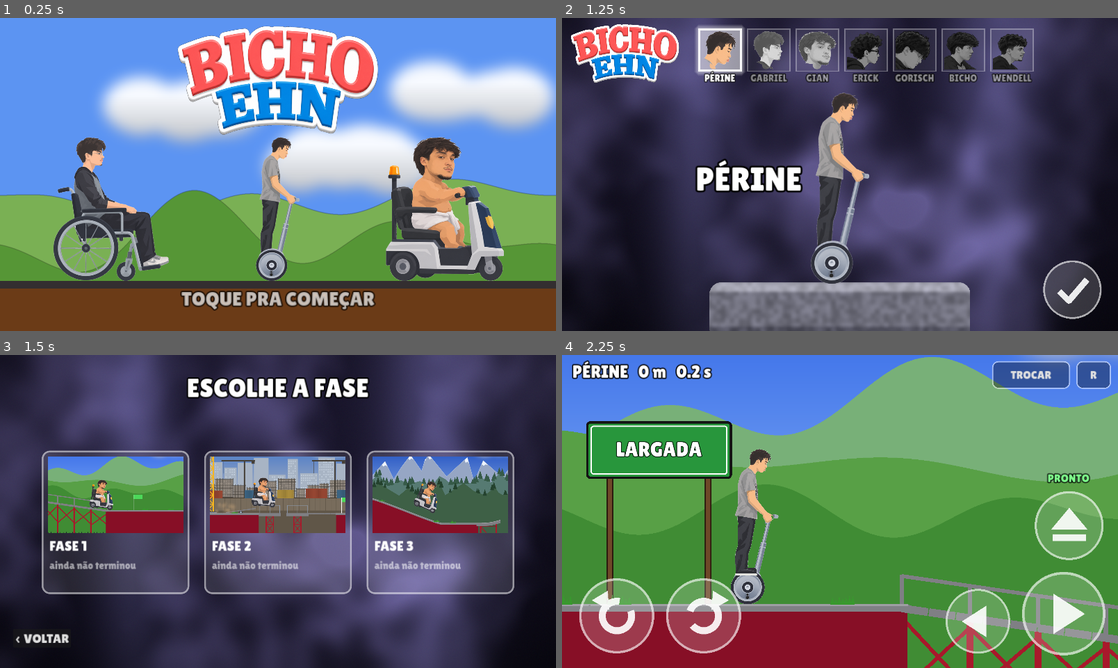
Above: before the commit, frames 1-4 (two rows, left to right).
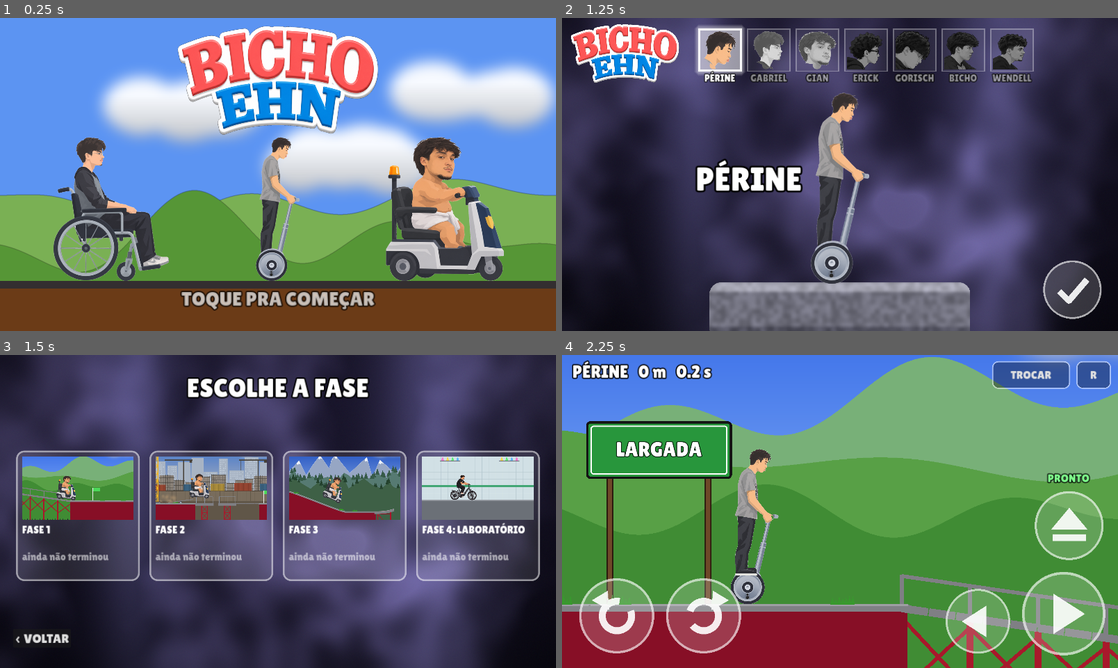
Above: after the commit, the same moments.

Repository: site-oficial-br-y/variant.agencia
Game: Godot game, scene res://levels/Abertura.tscn
The game is run twice, just before and just after one commit, with the same random seed, the same clock (stepped at 60 frames per second) and the same inputs.
Inputs (mouse positions are in pixels of both pictures, inside the frame that each line leads up to):
- Up to frame 1 (0.25 s): no input
- Up to frame 2 (1.25 s): tap Enter at 0.5 s; move the mouse to (962, 158) at 0.52 s; hold D from 0.53 s (still down); tap C (bomba) at 0.6 s; click (962, 158) at 0.67 s
- Up to frame 3 (1.5 s): release D at 1.25 s; click (511, 627) at 1.25 s
- Up to frame 4 (2.25 s): click "FASE 1" at 2 s

Frames 1-2 are identical in both runs. In frame 3, 23% of the frame differs, in the area x 2-98%, y 30-77%; in frame 4, nothing differs.

Commit message:
Bicho Ehn: fase 4 laboratorio com boss cientista (alerta do jaleco, alarme, portas, espinhos)
Co-Authored-By: Claude Opus 5.5 <noreply@anthropic.com>
Claude-Session: https://claude.ai/code/session_014hX2KsBke7Sq6MsZDXhCCQ

Diff:
--- a/jogo-godot/autoload/Game.gd
+++ b/jogo-godot/autoload/Game.gd
@@ -8,7 +8,7 @@
 var estado: int = Estado.JOGANDO
 var personagem: String = "segway"
 var fase: int = 1
-const FASES := ["FASE 1", "FASE 2", "FASE 3"]
+const FASES := ["FASE 1", "FASE 2", "FASE 3", "FASE 4: LABORATÓRIO"]
 const NOMES := {"segway": "PÉRINE", "cadeira": "GABRIEL", "scooter": "GIAN", "monociclo": "ERICK", "gamer": "GORISCH", "bicho": "BICHO", "wendell": "WENDELL"}
 ## habilidade de cada um (botão especial), sempre com limite de uso
 const CHECKPOINTS := false              # sem checkpoint: morreu, volta pro começo da fase
--- a/jogo-godot/levels/Fases.gd
+++ b/jogo-godot/levels/Fases.gd
@@ -41,7 +41,7 @@
 func _cartao(n: int) -> Button:
 	var b := Button.new()
 	b.focus_mode = Control.FOCUS_NONE
-	b.custom_minimum_size = Vector2(340, 330)
+	b.custom_minimum_size = Vector2(285, 300)
 	var st := StyleBoxFlat.new()
 	st.bg_color = Color(1, 1, 1, 0.1)
 	st.set_corner_radius_all(18)
@@ -58,20 +58,20 @@
 	mini.expand_mode = TextureRect.EXPAND_IGNORE_SIZE
 	mini.stretch_mode = TextureRect.STRETCH_KEEP_ASPECT_COVERED
 	mini.position = Vector2(14, 14)
-	mini.size = Vector2(312, 176)
+	mini.size = Vector2(257, 145)
 	mini.mouse_filter = Control.MOUSE_FILTER_IGNORE
 	b.add_child(mini)
 	var nome := Label.new()
 	nome.text = Game.FASES[n - 1]
-	nome.position = Vector2(18, 200)
-	nome.add_theme_font_size_override("font_size", 32)
+	nome.position = Vector2(14, 168)
+	nome.add_theme_font_size_override("font_size", 24)
 	nome.mouse_filter = Control.MOUSE_FILTER_IGNORE
 	b.add_child(nome)
 	var rec := Label.new()
 	var r := Game.recorde(n)
 	rec.text = ("✓ melhor: %.1f s" % r) if r < INF else "ainda não terminou"
 	rec.add_theme_color_override("font_color", Color(0.5, 1, 0.55) if r < INF else Color(1, 1, 1, 0.55))
-	rec.position = Vector2(18, 250)
+	rec.position = Vector2(14, 230)
 	rec.add_theme_font_size_override("font_size", 24)
 	rec.mouse_filter = Control.MOUSE_FILTER_IGNORE
 	b.add_child(rec)
@@ -86,8 +86,8 @@
 func _layout() -> void:
 	var v := get_viewport().get_visible_rect().size
 	titulo.position = Vector2((v.x - titulo.get_minimum_size().x) / 2.0, 40)
-	var larg := 340.0
-	var esp := 34.0
+	var larg := 285.0
+	var esp := 22.0
 	var total := cartoes.size() * larg + (cartoes.size() - 1) * esp
 	for i in cartoes.size():
 		(cartoes[i] as Button).position = Vector2((v.x - total) / 2.0 + i * (larg + esp), v.y / 2.0 - 140)
--- a/jogo-godot/levels/Main.gd
+++ b/jogo-godot/levels/Main.gd
@@ -47,7 +47,7 @@
 			Game.fase = int(a.substr(2))
 	Engine.time_scale = Game.RITMO           # física a 180 Hz x 3 = mesmo passo de 1/60 s de jogo
 	RenderingServer.set_default_clear_color(Color(0.33, 0.55, 0.93))
-	tema = ["campo", "obra", "montanha"][clampi(Game.fase, 1, 3) - 1]
+	tema = ["campo", "obra", "montanha", "lab"][clampi(Game.fase, 1, 4) - 1]
 	_construir_fundo("hw" if tema == "campo" else tema)
 	_mat = PhysicsMaterial.new()
 	_mat.friction = 1.0
@@ -167,6 +167,8 @@
 	_mover_pendulos(_t_fisica)
 	pecas.mover_pistoes(_t_fisica)
 	mec.atualizar(delta)
+	if Game.fase == 4:
+		_atualizar_lab(delta)
 
 func _mover_pendulos(t: float) -> void:
 	for p in _pendulos:
@@ -181,6 +183,7 @@
 	match Game.fase:
 		2: _fase_2()
 		3: _fase_3()
+		4: _fase_4()
 		_: _fase_1()
 
 ## marcos comuns: zona de morte, checkpoints (lista de Vector2: x, chão) e chegada
@@ -577,6 +580,148 @@
 	var inc := tan(deg_to_rad(26.0))
 	return 100.0 + POUSO * inc + inc * 2600.0 * 0.5
 
+# ---------- FASE 4: Laboratório (boss: cientista) ----------
+## reto, mais curto. Começa com o aviso "você esqueceu o jaleco", toca o alarme e o
+## cientista vem correndo atrás. Portas que abrem e fecham e espinhos baixos com
+## rampinha pra pular. Se ele te alcançar, morreu.
+var _portas: Array = []
+var _boss: Node2D
+var _boss_x := -4000.0
+var _boss_vel := 0.0
+var _boss_t := 0.0
+var _alarme: AudioStreamPlayer
+var _alerta: Label
+const LAB_FIM := 36000.0
+
+func _fase_4() -> void:
+	var y := CHAO_Y
+	var teto := y - 2700.0
+	pecas.terreno(PackedVector2Array([Vector2(-6000, y), Vector2(LAB_FIM + 6000, y)]), y + 2600.0, false)
+	pecas.poligono(Pecas.retangulo(Vector2(LAB_FIM / 2.0, y + 1300.0), Vector2(LAB_FIM + 12000.0, 2600)), Color(0.42, 0.44, 0.47), 1)
+	pecas.poligono(Pecas.retangulo(Vector2(LAB_FIM / 2.0, y + 25.0), Vector2(LAB_FIM + 12000.0, 50)), Color(0.62, 0.64, 0.67), 1)
+	# parede do fundo: azulejo branco-azulado, faixa verde, prateleiras com frascos
+	pecas.poligono(Pecas.retangulo(Vector2(LAB_FIM / 2.0, (teto + y) / 2.0), Vector2(LAB_FIM + 12000.0, y - teto)), Color(0.82, 0.88, 0.9), -6)
+	var x := -6000.0
+	while x < LAB_FIM + 6000.0:
+		pecas.linha(PackedVector2Array([Vector2(x, teto), Vector2(x, y)]), 6.0, Color(0.7, 0.77, 0.8), -5)
+		x += 300.0
+	var yy := teto
+	while yy < y:
+		pecas.linha(PackedVector2Array([Vector2(-6000, yy), Vector2(LAB_FIM + 6000, yy)]), 6.0, Color(0.7, 0.77, 0.8), -5)
+		yy += 300.0
+	pecas.poligono(Pecas.retangulo(Vector2(LAB_FIM / 2.0, y - 600.0), Vector2(LAB_FIM + 12000.0, 90)), Color(0.25, 0.65, 0.45), -5)
+	var cores := [Color(0.3, 0.95, 0.4, 0.85), Color(0.3, 0.7, 1.0, 0.85), Color(1.0, 0.4, 0.8, 0.85), Color(1.0, 0.85, 0.2, 0.85)]
+	x = -3000.0
+	var k := 0
+	while x < LAB_FIM + 3000.0:
+		var py := y - 1700.0
+		pecas.poligono(Pecas.retangulo(Vector2(x, py), Vector2(900, 40)), Color(0.45, 0.47, 0.5), -4)
+		for i in 4:
+			var c: Color = cores[(k + i) % 4]
+			var fx := x - 330.0 + i * 220.0
+			pecas.poligono(PackedVector2Array([Vector2(fx - 60, py - 20), Vector2(fx + 60, py - 20), Vector2(fx + 22, py - 150), Vector2(fx - 22, py - 150)]), c, -4)
+			pecas.poligono(Pecas.retangulo(Vector2(fx, py - 190), Vector2(44, 80)), Color(0.85, 0.92, 0.95, 0.8), -4)
+		x += 2600.0
+		k += 1
+	# teto com luminárias
+	pecas.poligono(Pecas.retangulo(Vector2(LAB_FIM / 2.0, teto - 200.0), Vector2(LAB_FIM + 12000.0, 400)), Color(0.35, 0.37, 0.4), 2)
+	x = -5000.0
+	while x < LAB_FIM + 5000.0:
+		pecas.poligono(Pecas.retangulo(Vector2(x, teto + 30.0), Vector2(500, 50)), Color(1, 1, 0.85), 2)
+		x += 2000.0
+	var bancada := 2500.0
+	# sequência: portas e espinhos alternando, ficando mais apertado no fim
+	var obst := [["porta", 4200.0, 3.2], ["espinho", 8200.0], ["porta", 11800.0, 2.8], ["porta", 14200.0, 3.0],
+		["espinho", 17800.0], ["porta", 21200.0, 2.6], ["espinho", 24600.0], ["porta", 28000.0, 2.4],
+		["espinho", 31000.0], ["porta", 33600.0, 2.2]]
+	for o in obst:
+		if o[0] == "porta":
+			_porta(Vector2(o[1], y), teto, o[2])
+		else:
+			pecas.rampa(o[1] - 700.0, o[1] - 100.0, y, 230)
+			pecas.espinhos(o[1] + 60.0, o[1] + 380.0, y, 150.0)
+		bancada += 0.0
+	pecas.portal_chegada(Vector2(LAB_FIM, y))
+	_meta_pos = Vector2(LAB_FIM + 700, y)
+	_marcos([], Vector2(LAB_FIM, y), y + 3000.0, false)
+	# chefe
+	_boss = Sprite2D.new()
+	(_boss as Sprite2D).texture = load("res://assets/arte/cientista.png")
+	(_boss as Sprite2D).offset = Vector2(0, -575)
+	_boss.scale = Vector2.ONE * 1.3
+	_boss.z_index = 6
+	_boss.position = Vector2(_boss_x, y)
+	add_child(_boss)
+	_alarme = AudioStreamPlayer.new()
+	var st := load("res://assets/audio/sfx/alarme.wav") as AudioStreamWAV
+	st.loop_mode = AudioStreamWAV.LOOP_FORWARD
+	st.loop_end = int(st.get_length() * st.mix_rate)
+	_alarme.stream = st
+	_alarme.volume_db = -10.0
+	add_child(_alarme)
+	_iniciar_alerta.call_deferred()
+
+func _iniciar_alerta() -> void:
+	_alerta = Label.new()
+	_alerta.text = "⚠ ALERTA ⚠\nVOCÊ ESQUECEU O JALECO!"
+	_alerta.horizontal_alignment = HORIZONTAL_ALIGNMENT_CENTER
+	_alerta.add_theme_font_size_override("font_size", 64)
+	_alerta.add_theme_color_override("font_color", Color(1, 0.25, 0.2))
+	_alerta.add_theme_color_override("font_outline_color", Color.BLACK)
+	_alerta.add_theme_constant_override("outline_size", 14)
+	var v := get_viewport().get_visible_rect().size
+	_alerta.size = Vector2(v.x, 200)
+	_alerta.position = Vector2(0, v.y * 0.18)
+	$HUD.add_child(_alerta)
+	_alarme.play()
+
+## porta corrediça: sobe e desce num ciclo; aberta ~55% do tempo
+func _porta(base: Vector2, teto: float, periodo: float) -> void:
+	var alt := base.y - teto
+	var ab := AnimatableBody2D.new()
+	ab.sync_to_physics = false
+	ab.collision_layer = 0b01
+	var cs := CollisionShape2D.new()
+	var r := RectangleShape2D.new()
+	r.size = Vector2(220, alt)
+	cs.shape = r
+	ab.add_child(cs)
+	pecas.poligono(Pecas.retangulo(Vector2.ZERO, Vector2(220, alt)), Color(0.55, 0.6, 0.66), 3, null, 1.0, ab)
+	pecas.poligono(Pecas.retangulo(Vector2(0, alt / 2.0 - 80.0), Vector2(220, 100)), Color.WHITE, 3, pecas.tex("perigo"), 0.8, ab)
+	pecas.poligono(Pecas.retangulo(Vector2(0, -alt * 0.25), Vector2(120, 160)), Color(0.75, 0.9, 1.0, 0.7), 3, null, 1.0, ab)
+	ab.position = Vector2(base.x, base.y - alt / 2.0)
+	add_child(ab)
+	pecas.poligono(Pecas.retangulo(Vector2(base.x, teto + 40.0), Vector2(320, 80)), Color(0.25, 0.27, 0.3), 4)
+	var luz := pecas.poligono(Pecas.retangulo(Vector2(base.x + 200, teto + 200.0), Vector2(60, 60)), Color(1, 0.2, 0.2), 4)
+	_portas.append({"no": ab, "fechada": ab.position.y, "aberta": ab.position.y - alt + 120.0, "T": periodo,
+		"atraso": _sorteio.randf_range(0.0, periodo), "luz": luz})
+
+func _atualizar_lab(dt: float) -> void:
+	for p in _portas:
+		var f := fposmod(_t_fisica + float(p["atraso"]), float(p["T"])) / float(p["T"])
+		var k := 0.0                                  # 0 fechada, 1 aberta
+		if f < 0.15: k = f / 0.15
+		elif f < 0.70: k = 1.0
+		elif f < 0.85: k = 1.0 - (f - 0.70) / 0.15
+		(p["no"] as AnimatableBody2D).position.y = lerpf(p["fechada"], p["aberta"], smoothstep(0.0, 1.0, k))
+		(p["luz"] as Polygon2D).color = Color(0.2, 1, 0.3) if k > 0.9 else Color(1, 0.2, 0.2)
+	if _boss == null or not ativo or not is_instance_valid(player):
+		return
+	_boss_t += dt / Engine.time_scale
+	if _boss_t < 2.5:                                # tempo do aviso antes dele sair correndo
+		return
+	if _alerta and _boss_t > 4.0:
+		_alerta.visible = false
+	var alvo := player.foco().global_position.x
+	_boss_vel = minf(_boss_vel + 900.0 * dt, 1050.0 + 6.0 * (_boss_t - 2.5))   # vai apertando com o tempo
+	_boss_x = minf(_boss_x + _boss_vel * dt, LAB_FIM - 200.0)
+	_boss.position = Vector2(_boss_x, CHAO_Y + absf(sin(_boss_t * 9.0)) * -40.0)
+	_boss.rotation = sin(_boss_t * 9.0) * 0.06
+	if alvo - _boss_x < 250.0:
+		_fim(false, "pego")
+		if player.montado:
+			player.soltar_ragdoll.call_deferred(Vector2(1500, -900), false)
+
 # ---------- FASE 1 ----------
 ## ritmo do gênero: voa, pousa descendo, sobe no embalo, obstáculo no alto, voa de novo.
 ## Cada bloco desce e sobe a mesma altura: a fase cresce sem afundar.
@@ -780,6 +925,8 @@
 	ceu_s.stretch_mode = TextureRect.STRETCH_SCALE
 	fundo_ceu.add_child(ceu_s)
 	var camadas: Array = [["nuvem", 0.12, -1300.0, 4.8], ["ui/morros_longe", 0.25, 720.0, 4.1], ["ui/morros_perto", 0.45, 980.0, 4.4]]
+	if tema == "lab":
+		camadas = []
 	if tema in ["campo", "obra", "montanha", "hw"]:
 		camadas = [["nuvem", 0.1, -1500.0, 5.5], ["arte/fundo_%s_longe" % tema, 0.18, 380.0, 3.4],
 			["arte/fundo_%s_meio" % tema, 0.32, 700.0, 3.2], ["arte/fundo_%s_perto" % tema, 0.5, 1000.0, 3.0]]
@@ -863,7 +1010,9 @@
 		print("[FASE] venceu %.2f" % tempo)
 		venceu.emit(tempo)
 	else:
-		aviso.text = {"agua": "AFOGOU!", "buraco": "CAIU!", "caiu": "CAIU!"}.get(motivo, "MORREU!") + "\naperta R"
+		if _alarme:
+			_alarme.stop()
+		aviso.text = {"pego": "TE PEGOU!", "agua": "AFOGOU!", "buraco": "CAIU!", "caiu": "CAIU!"}.get(motivo, "MORREU!") + "\naperta R"
 		Audio.motor(false)
 		Audio.tocar("morte")
 		print("[FASE] perdeu %s x=%.0f" % [motivo, player.foco().global_position.x if is_instance_valid(player) else 0.0])
Binary file added: jogo-godot/assets/arte/cientista.png
Not shown, added: jogo-godot/assets/arte/cientista.png.import
Not shown, added: jogo-godot/assets/audio/sfx/alarme.wav.import
Binary file added: jogo-godot/assets/ui/fase_4.png
Not shown, added: jogo-godot/assets/ui/fase_4.png.import
Not shown, added: jogo-godot/assets/audio/sfx/alarme.wav
Not shown, changed: rodas/godot/index.html
Not shown, changed: rodas/godot/index.pck
